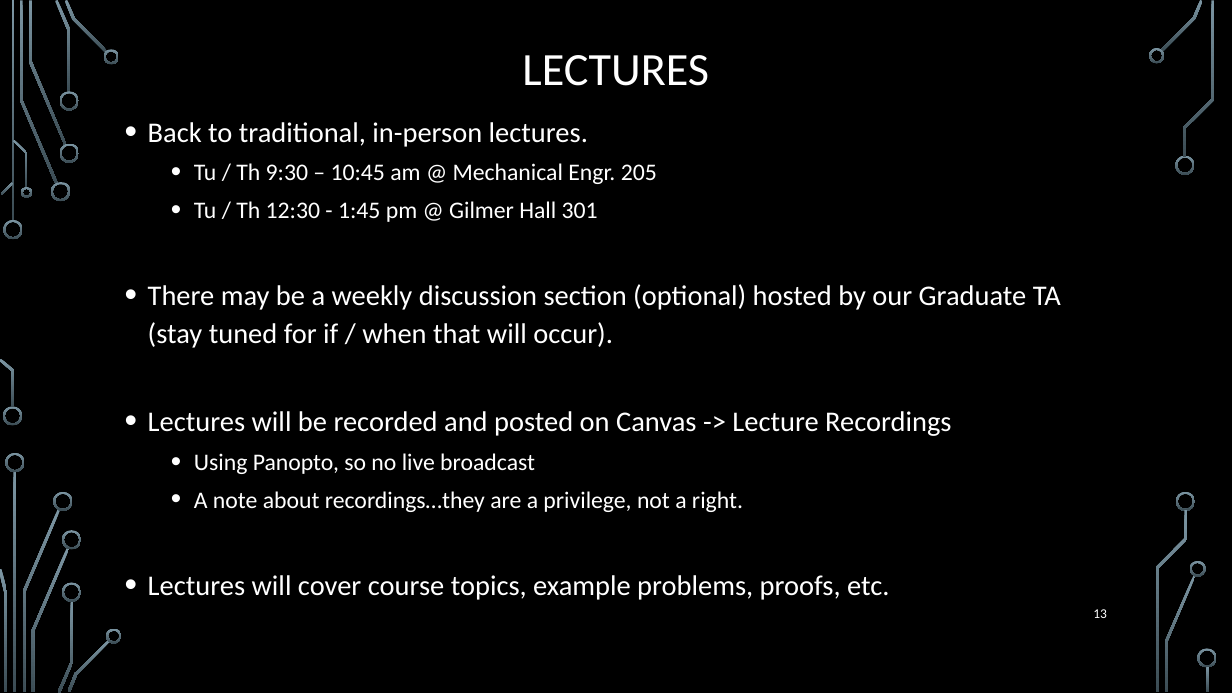
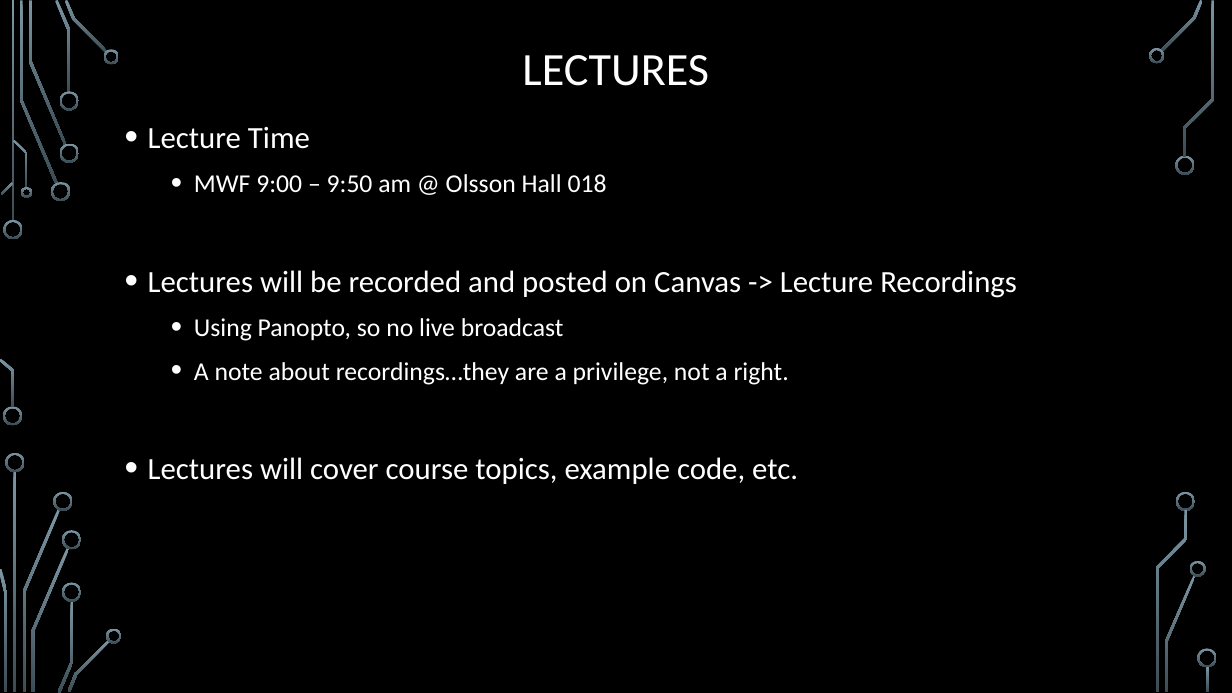
Before and after one commit to janiceeguo/advAlgo, a slide deck: slide 5 of slides/00-CourseIntroduction.pptx (slide 13 before the commit). Drawn at 1232x693 pixels with LibreOffice and Linux fonts; fonts in the diff are those of the drawing; background and template pictures are left out. Boxes give left, top, right and bottom in pixels: in the first picture for what was removed or moved away, otherwise in the second. Text is boxed around its words. In the diff, an @@ line names an element or a change of style, - is before the commit and + after.

Commit message:
course intro

```diff
--- a/slides/00-CourseIntroduction.pptx
+++ b/slides/00-CourseIntroduction.pptx
@@ text at <box>148,127,607,193</box>: text changed; size 22.2 to 20 pt @@
-• Back to traditional, in-person lectures.
-  • Tu / Th 9:30 – 10:45 am @ Mechanical Engr. 205
-  • Tu / Th 12:30 - 1:45 pm @ Gilmer Hall 301
-• There may be a weekly discussion section (optional) hosted by our Graduate TA (stay tuned for if / when that will occur).
+• Lecture Time
+  • MWF 9:00 – 9:50 am @ Olsson Hall 018
@@ text at <box>148,270,1017,385</box>: size 22.2 to 24 pt in "Lectures will be recorded and posted on ..."; size 18.5 to 20 pt in "Using Panopto, so no live broadcast", "A note about recordings…they are a privilege, ..."; line spacing 1.1 to 1.2 @@
@@ text at <box>148,457,798,484</box>: text changed; size 22.2 to 24 pt @@
-• Lectures will cover course topics, example problems, proofs, etc.
+• Lectures will cover course topics, example code, etc.
@@ page number removed at <box>1093,609,1107,618</box> @@
-13
```
Also in this commit, not shown: 11 other slides changed, 12 slides added, 17 slides removed, 2 other files.
